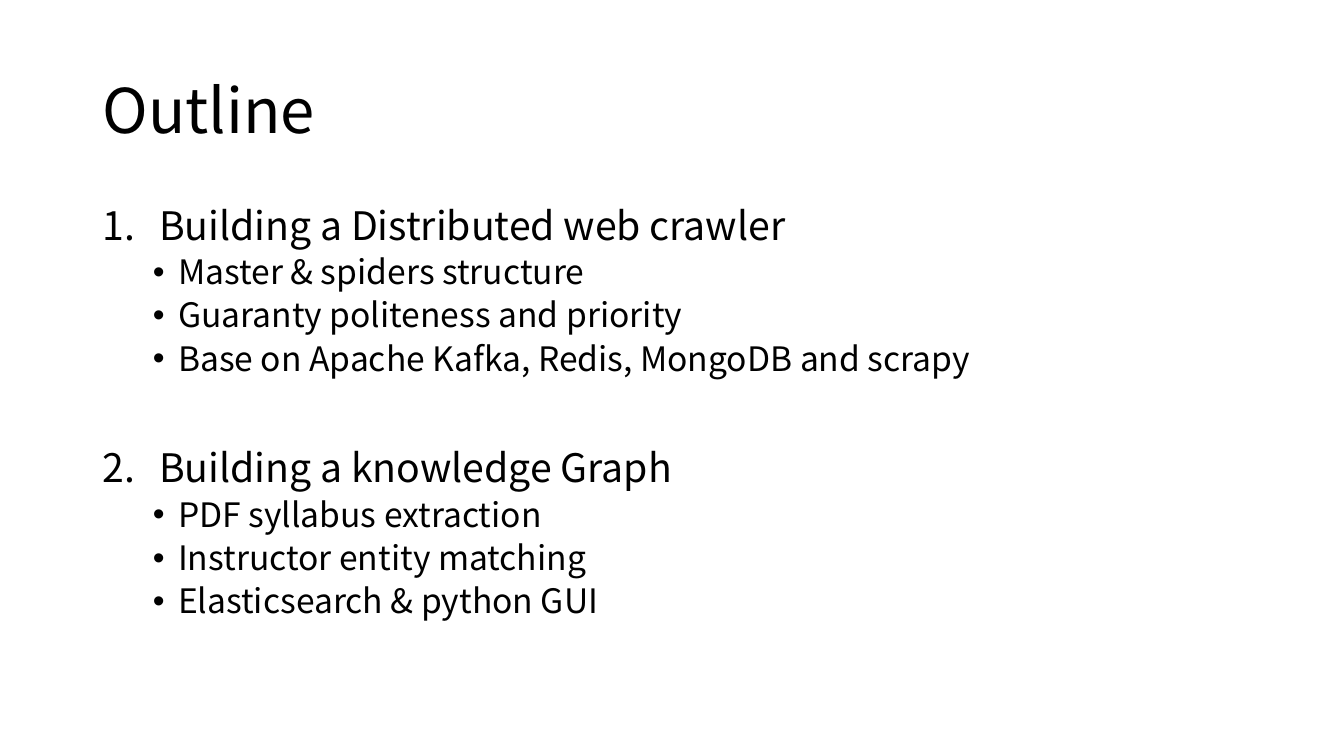
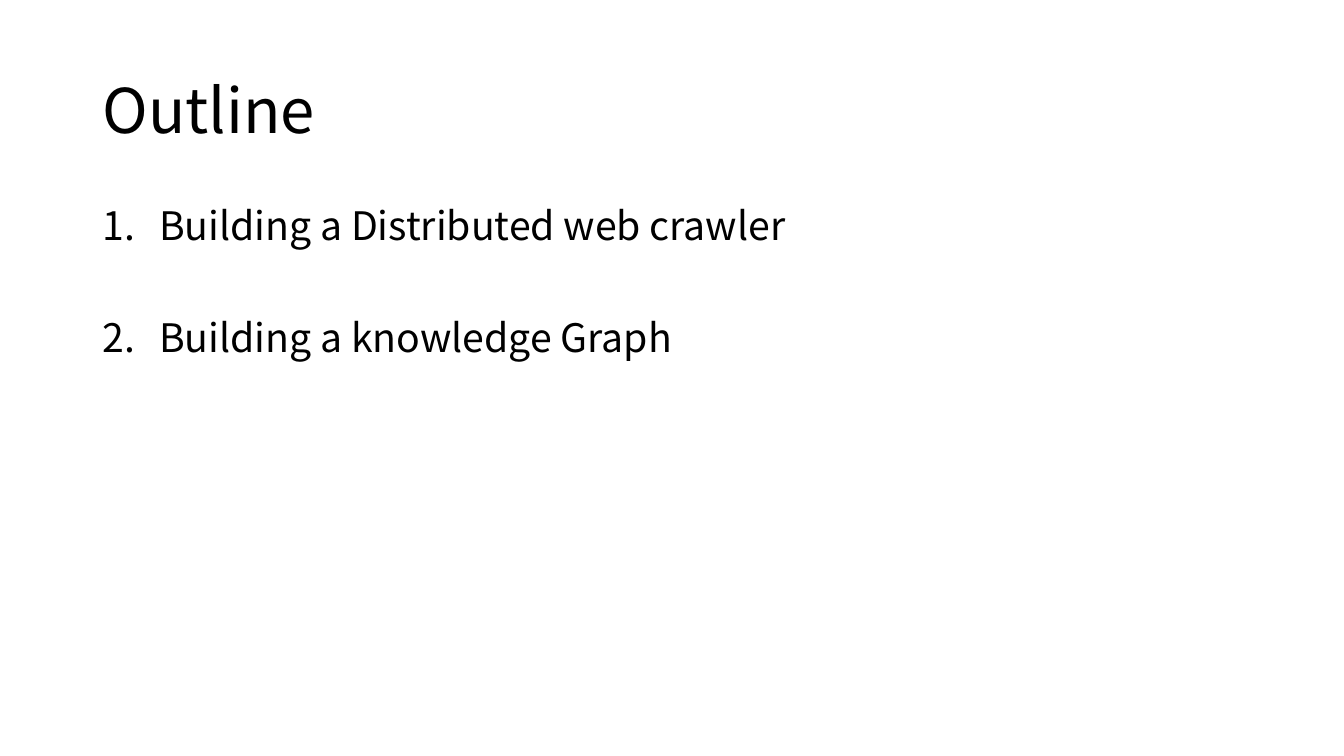
Before and after one commit to GUZiGit/INF558Group, a slide deck: slide 2 of Documents/FinalPresentation/finalPre.pptx. Drawn at 1344x756 pixels with LibreOffice and Linux fonts; fonts in the diff are those of the drawing. Boxes give left, top, right and bottom in pixels: in the first picture for what was removed or moved away, otherwise in the second. Text is boxed around its words. In the diff, an @@ line names an element or a change of style, - is before the commit and + after.

```diff
--- a/Documents/FinalPresentation/finalPre.pptx
+++ b/Documents/FinalPresentation/finalPre.pptx
@@ text at [178, 257, 970, 380]: paragraphs removed @@
-  • Master & spiders structure
-  • Guaranty politeness and priority
-  • Base on Apache Kafka, Redis, MongoDB and scrapy
@@ text at [178, 500, 598, 621]: paragraphs removed @@
-  • PDF syllabus extraction
-  • Instructor entity matching
-  • Elasticsearch & python GUI
```
Also in this commit, not shown: 4 other slides changed, 5 slides added, 1 other file.
